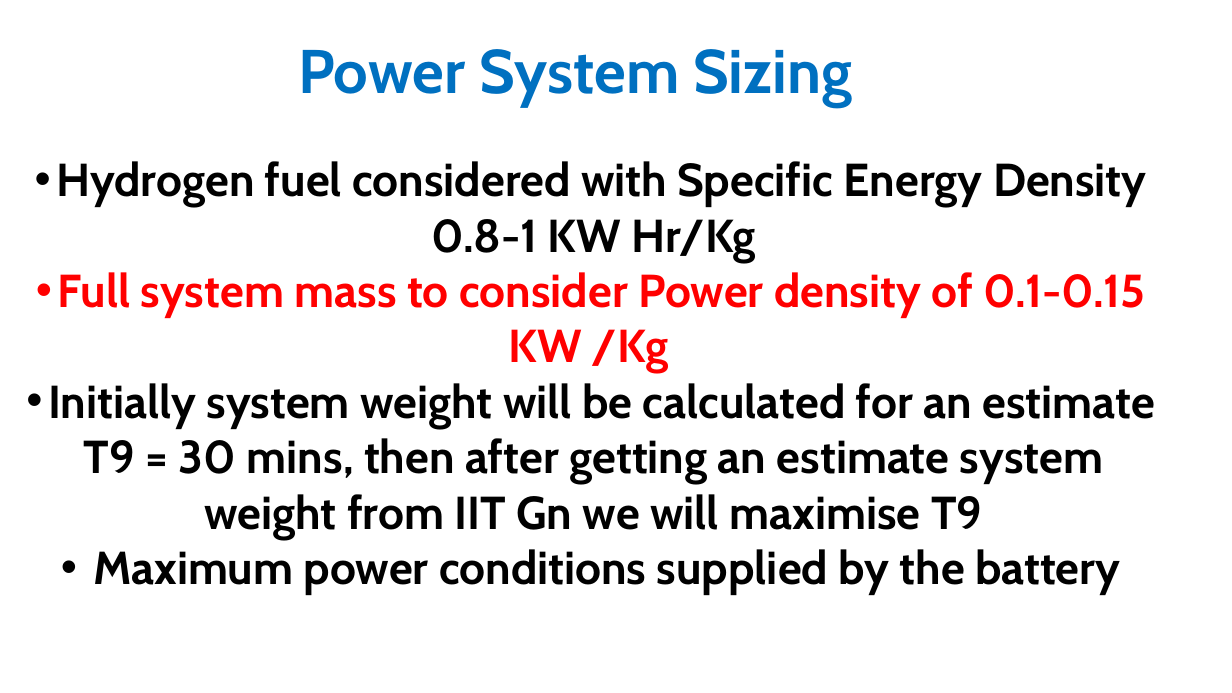
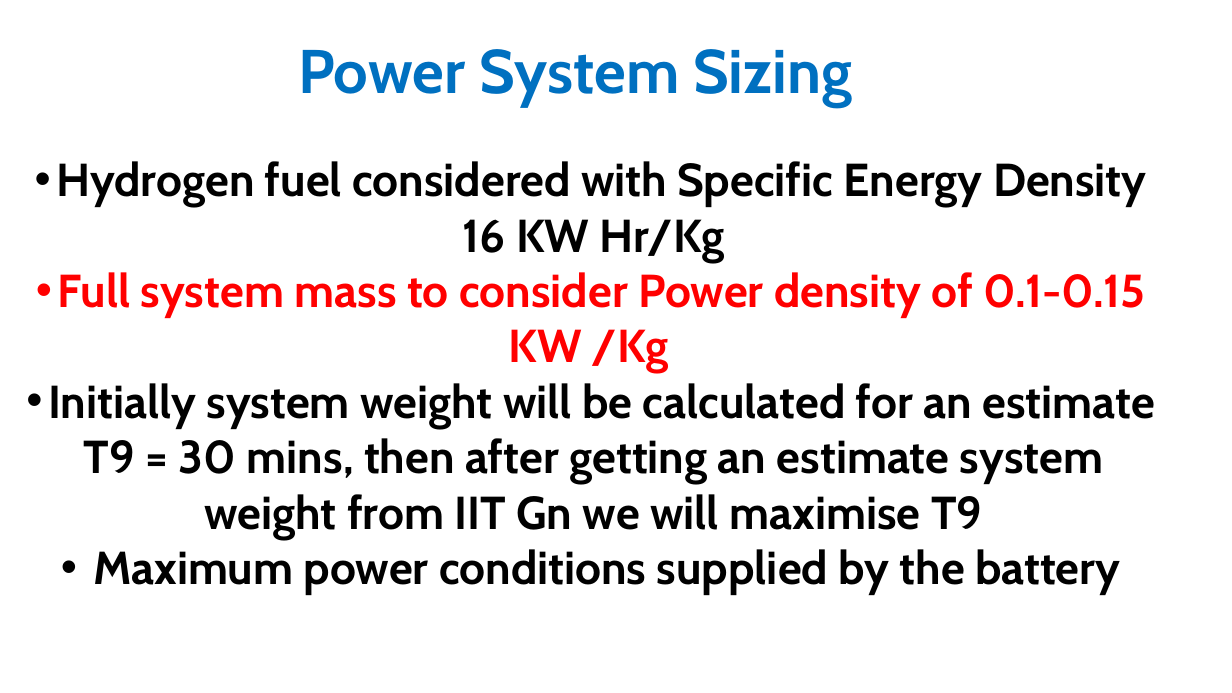
Before and after one commit to s-ritwik/VFS_IIT_KANPUR, a slide deck: slide 2 of BEMT_results/VFS performance validation.pptx. Drawn at 1232x693 pixels with LibreOffice and Linux fonts; fonts in the diff are those of the drawing. Boxes give left, top, right and bottom in pixels: in the first picture for what was removed or moved away, otherwise in the second. Text is boxed around its words. In the diff, an @@ line names an element or a change of style, - is before the commit and + after.

```diff
--- a/BEMT_results/VFS performance validation.pptx
+++ b/BEMT_results/VFS performance validation.pptx
@@ text at (56, 161, 1147, 263): text changed @@
-• Hydrogen fuel considered with Specific Energy Density 0.8-1 KW Hr/Kg
+• Hydrogen fuel considered with Specific Energy Density 16 KW Hr/Kg
```
Also in this commit, not shown: 2 other slides changed, 58 other files.
